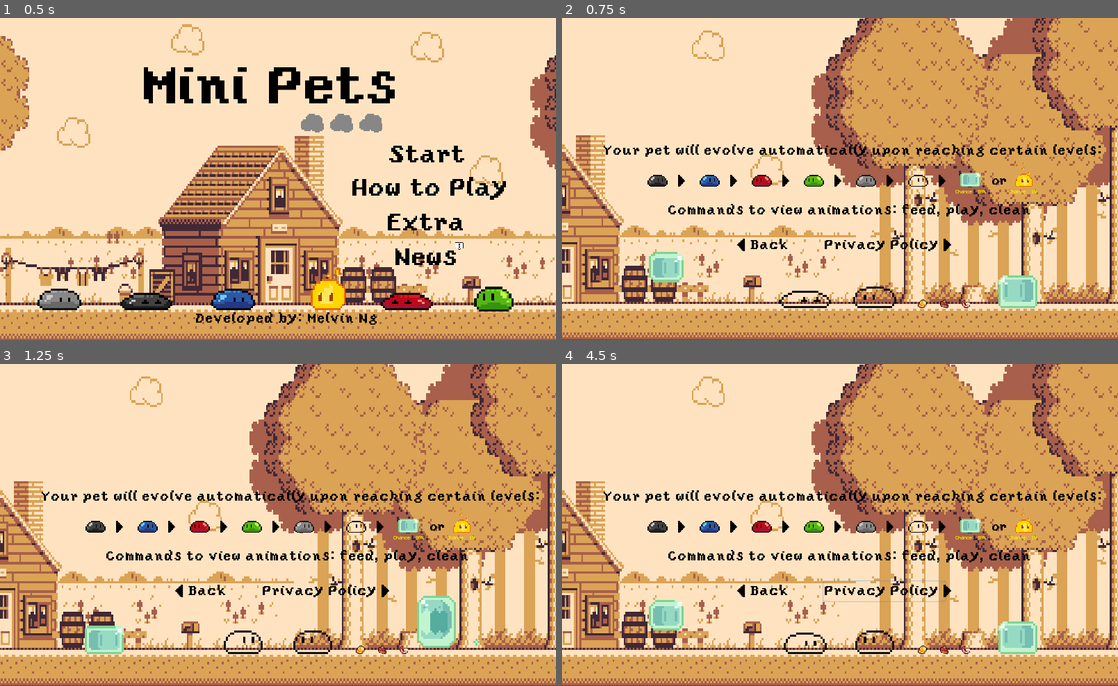
Above: before the commit, frames 1-4 (two rows, left to right).
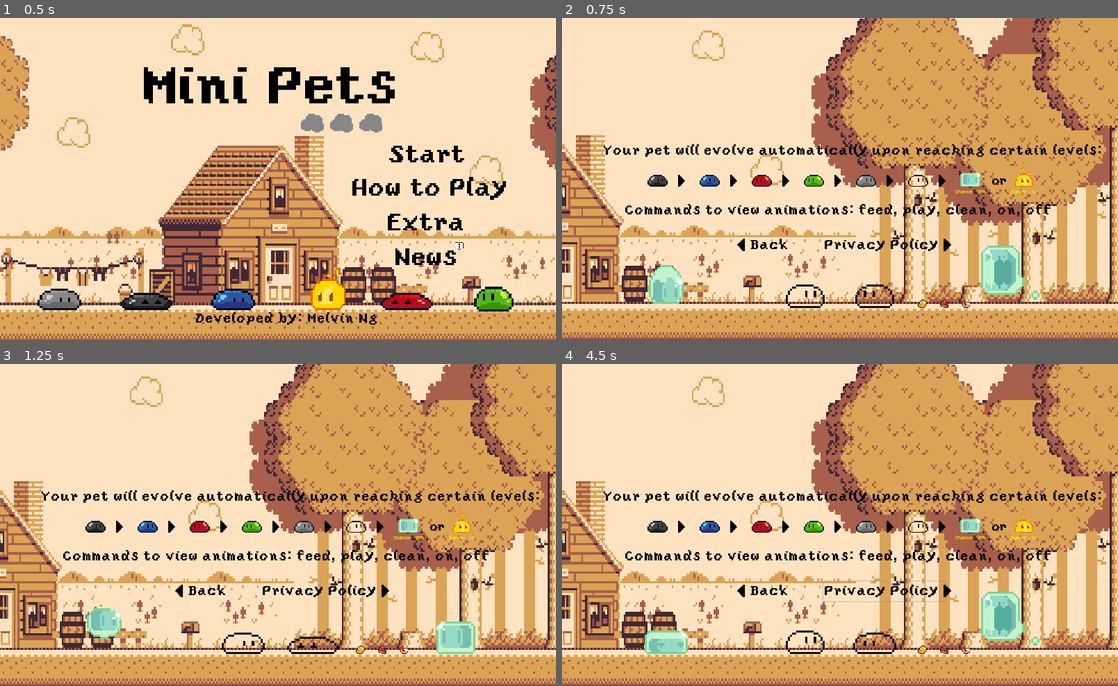
Above: after the commit, the same moments.

Repository: melvincwng/mini-pets
Game: Godot game, scene res://Scenes/MainMenu.tscn
Same seed, same stepped clock (60 frames per second), same inputs: the game is played once before the commit and once after it.
Inputs (mouse positions are in pixels of both pictures, inside the frame that each line leads up to):
- Up to frame 1 (0.5 s): no input
- Up to frame 2 (0.75 s): click "Extra" at 0.5 s
- Up to frame 3 (1.25 s): no input
- Up to frame 4 (4.5 s): click "Privacy Policy >" at 1.25 s; click "Privacy Policy >" at 2 s; click "Privacy Policy >" at 2.75 s; move the mouse to (962, 508) at 3.52 s; move the mouse to (728, 541) at 4.27 s

Frame 1 is identical in both runs. In frame 2, 3.7% of the frame differs, in the area x 11-88%, y 57-91%; in frame 3, 3.7%; in frame 4, 3.9%.

Commit message:
Edit commands in Extra.tscn scene

Diff:
--- a/Scenes/Extra.tscn
+++ b/Scenes/Extra.tscn
@@ -261,17 +261,16 @@
 }
 
 [node name="Command Text" type="Label" parent="."]
-margin_left = 192.0
+margin_left = 112.0
 margin_top = 336.0
-margin_right = 833.0
+margin_right = 906.0
 margin_bottom = 376.0
 custom_fonts/font = SubResource( 7 )
 custom_colors/font_color = Color( 0, 0, 0, 1 )
-text = "Commands to view animations: feed, play, clean"
-align = 1
-valign = 1
-__meta__ = {
-"_edit_lock_": true,
+text = "Commands to view animations: feed, play, clean, on, off     "
+align = 1
+valign = 1
+__meta__ = {
 "_edit_use_anchors_": false
 }
 
@@ -330,6 +329,7 @@
 scale = Vector2( 4, 4 )
 frames = SubResource( 11 )
 animation = "Idle"
+frame = 3
 playing = true
 flip_h = true
 __meta__ = {
@@ -341,7 +341,7 @@
 scale = Vector2( 4, 4 )
 frames = SubResource( 12 )
 animation = "Jump"
-frame = 4
+frame = 6
 playing = true
 __meta__ = {
 "_edit_lock_": true
@@ -351,7 +351,6 @@
 position = Vector2( 448, 472 )
 scale = Vector2( 4, 4 )
 frames = SubResource( 13 )
-frame = 2
 playing = true
 __meta__ = {
 "_edit_lock_": true
@@ -361,7 +360,7 @@
 position = Vector2( 576, 472 )
 scale = Vector2( 4, 4 )
 frames = SubResource( 13 )
-frame = 1
+frame = 4
 playing = true
 flip_h = true
 __meta__ = {
